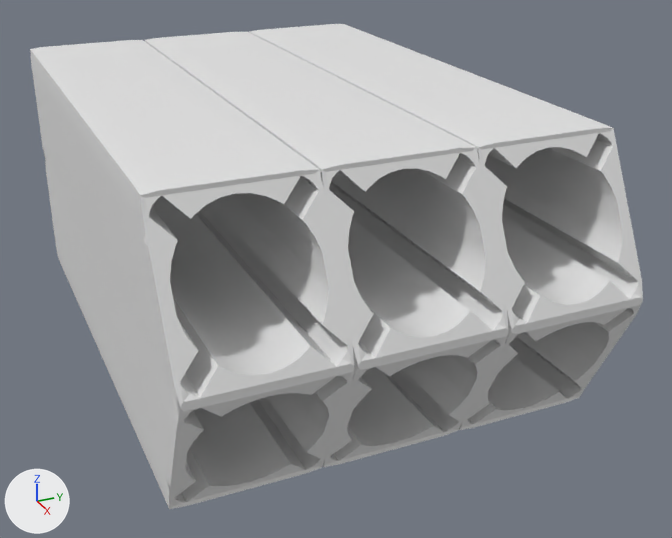
Two versions of the FBX model UnityBake/Assets/MissilePack/LaunchStandAGR-75-6X.fbx, one commit apart.
Rendered twice from a camera (50 mm lens) standing at (13.81, -7.24, 6.69) and looking at (-0.14, -0.97, -0.28). Lighting does not change. The marker at lower left points along +X, +Y and +Z. The picture after the commit comes second.
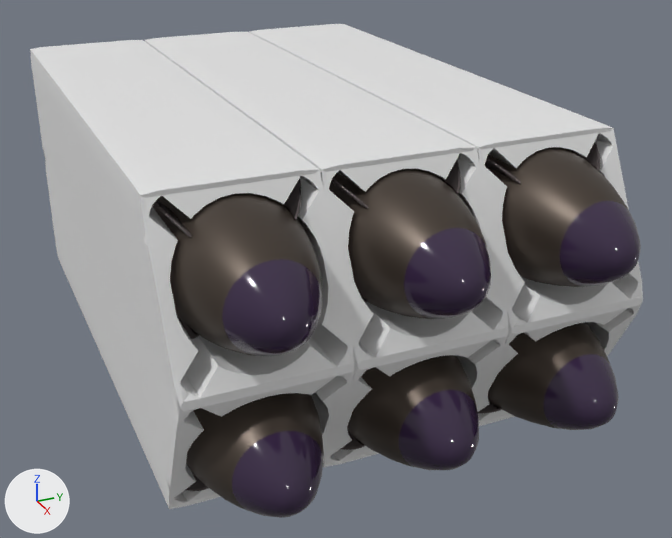
What the commit changed:
Material 'Материал' (mat_материал) is new.
Its base color is (0.0865, 0.0666, 0.0529) (brown #534941).
Its metallic is 0.655.
Its roughness is 0.418.
Material 'Материал.001' (mat_материал_001) is new.
Its base color is (0.0704, 0.063, 0.0578) (dark grey #4b4744).
Its roughness is 0.3.
Material 'Материал.003' (mat_материал_003) is new.
Its base color is (0.15, 0.127, 0.127) (dark grey #6c6464).
Its metallic is 1.0.
Its roughness is 0.341.
Material 'Материал.004' (mat_материал_004) is new.
Its base color is (0.0409, 0.0222, 0.0612) (dark purple #392946).
Its roughness is 0.1.
Mesh me_цилиндр is new.
It has 5379 vertices, 5415 faces and spans x -5.7..5.79, y -1.09..1.09, z -1.09..1.09.
Faces by material slot: [3201, 192, 1148, 874].
It uses material mat_материал (brown #534941).
It uses material mat_материал_004 (dark purple #392946).
It uses material mat_материал_001 (dark grey #4b4744).
It uses material mat_материал_003 (dark grey #6c6464).
Object 'Rocket' (ob_rocket) is new; it shows me_цилиндр.
Its location is (-0.64, -3.86, 1.66).
Object 'Rocket.003' (ob_rocket_003) is new; it shows a copy of me_цилиндр.
Its location is (-0.64, -3.86, -0.72).
Object 'Rocket.004' (ob_rocket_004) is new; it shows a copy of me_цилиндр.
Its location is (-0.64, -1.47, -0.72).
Object 'Rocket.005' (ob_rocket_005) is new; it shows a copy of me_цилиндр.
Its location is (-0.64, 0.92, -0.72).
Object 'Rocket.002' (ob_rocket_002) is new; it shows a copy of me_цилиндр.
Its location is (-0.64, 0.92, 1.66).
Object 'Rocket.001' (ob_rocket_001) is new; it shows a copy of me_цилиндр.
Its location is (-0.64, -1.47, 1.66).

Location of each change, (x1, y1, x2, y2) in pixels of the pictures (672 x 538 px):
'Rocket', added
    after: (152, 178, 323, 356)
    faces in mat_материал (brown #534941): (152, 193, 323, 356)
    faces in mat_материал_004 (dark purple #392946): (222, 259, 322, 356)
    faces in mat_материал_003 (dark grey #6c6464): (154, 178, 301, 339)
'Rocket.001', added
    after: (329, 160, 491, 319)
    faces in mat_материал (brown #534941): (329, 169, 487, 319)
    faces in mat_материал_004 (dark purple #392946): (404, 228, 491, 319)
    faces in mat_материал_003 (dark grey #6c6464): (331, 160, 461, 303)
'Rocket.002', added
    after: (485, 142, 641, 287)
    faces in mat_материал (brown #534941): (485, 147, 629, 287)
    faces in mat_материал_004 (dark purple #392946): (560, 201, 641, 286)
    faces in mat_материал_003 (dark grey #6c6464): (485, 142, 600, 184)
'Rocket.003', added
    after: (185, 393, 324, 518)
    faces in mat_материал (brown #534941): (186, 393, 324, 512)
    faces in mat_материал_004 (dark purple #392946): (232, 431, 323, 518)
    faces in mat_материал_003 (dark grey #6c6464): (185, 471, 208, 491)
'Rocket.004', added
    after: (341, 355, 479, 470)
    faces in mat_материал (brown #534941): (347, 355, 478, 467)
    faces in mat_материал_004 (dark purple #392946): (399, 390, 479, 470)
    faces in mat_материал_003 (dark grey #6c6464): (341, 432, 365, 450)
'Rocket.005', added
    after: (478, 322, 619, 430)
    faces in mat_материал (brown #534941): (488, 322, 612, 429)
    faces in mat_материал_004 (dark purple #392946): (544, 354, 619, 430)
    faces in mat_материал_003 (dark grey #6c6464): (478, 401, 502, 413)
